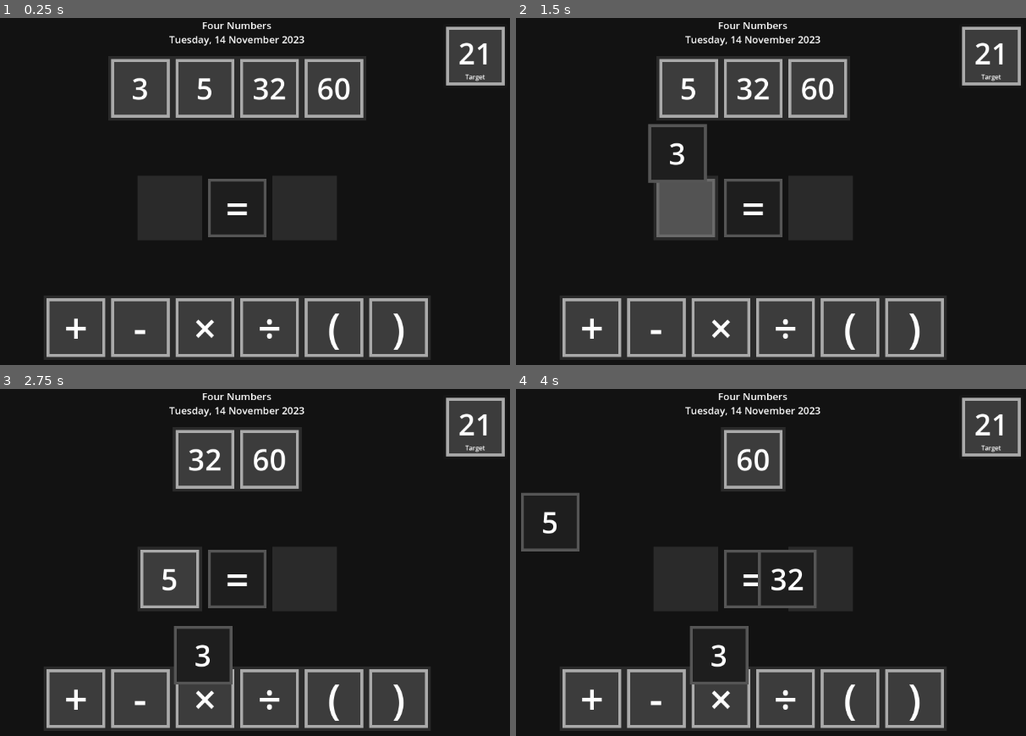
Above: before the commit, frames 1-4 (two rows, left to right).
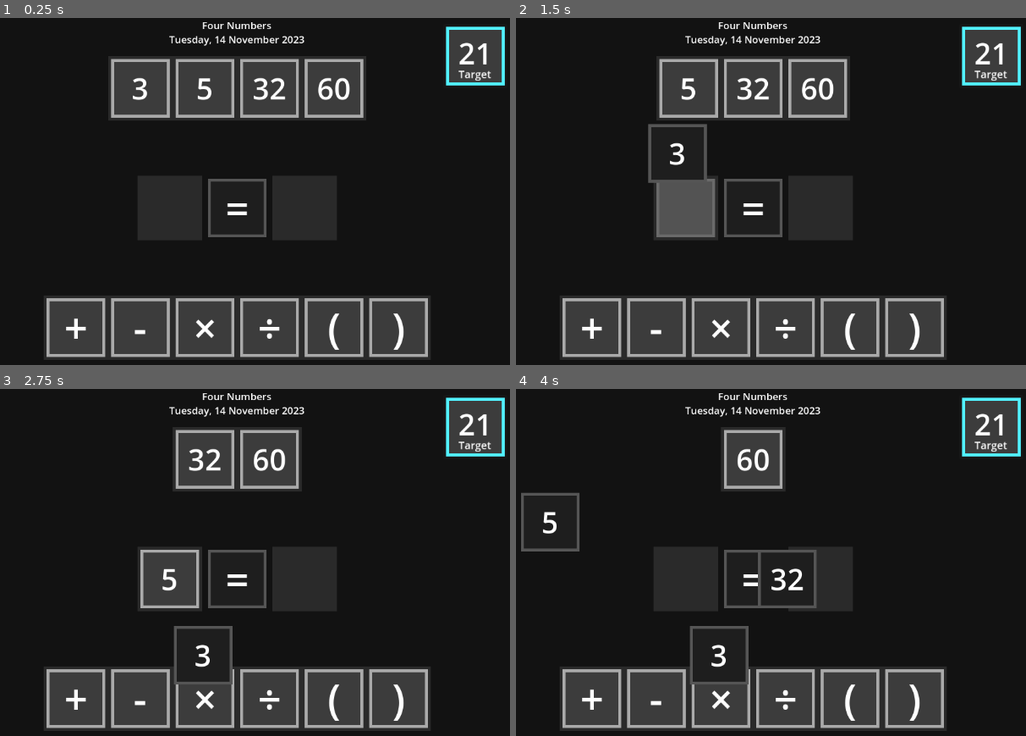
Above: after the commit, the same moments.

Repository: PeckyChicken/four-numbers
Game: Godot game, scene res://main.tscn
Same seed, same stepped clock (60 frames per second), same inputs: the game is played once before the commit and once after it.
Inputs (mouse positions are in pixels of both pictures, inside the frame that each line leads up to):
- Up to frame 1 (0.25 s): no input
- Up to frame 2 (1.5 s): tap Enter at 0.5 s; drag from (755, 208) to (822, 125) at 0.52 s; tap Space at 1.25 s; drag from (658, 87) to (720, 285) at 1.27 s
- Up to frame 3 (2.75 s): tap Enter at 2 s; move the mouse to (173, 458) at 2.02 s; click (173, 458) at 2.17 s
- Up to frame 4 (4 s): tap Space at 2.75 s; drag from (684, 579) to (551, 520) at 2.77 s; tap Enter at 3.5 s; drag from (720, 458) to (786, 579) at 3.52 s

The runs differ from the first frame. In frame 1, 0.5% of the frame differs, in the area x 87-100%, y 2-20%; in frame 2, 0.5%; in frame 3, 0.5%; in frame 4, 0.5%.

Commit message:
FEATURE: Target now has a blue outline instead of grey FEATURE: Font size of text on target tile has been increased from 12 px to 20 px FEATURE: Parser error renamed to parse error

Diff:
--- a/expression.gd
+++ b/expression.gd
@@ -9,7 +9,7 @@
 
 var parser := Expression.new()
 
-var error_outputs: Dictionary[String,String] = {"Division by 0":"###","Parser error":"!","Not whole":"###"}
+var error_outputs: Dictionary[String,String] = {"Division by 0":"###","Parse error":"!","Not whole":"###"}
 
 func _ready() -> void:
 	pass
@@ -136,19 +136,19 @@
 func validate_expression(expression: String) -> Array:
 	var error = parser.parse(expression)
 	if error != OK:
-		return [false,"Parser error"]
+		return [false,"Parse error"]
 
 	if expression.count("(") != expression.count(")"):
-		return [false,"Parser error"]
+		return [false,"Parse error"]
 
 	if not ["+","-","×","÷","*","/"].any(func(x):return x in expression):
-		return [false,"Parser error"]
+		return [false,"Parse error"]
 
 	if check_repeating_numbers(expression):
-		return [false,"Parser error"]
+		return [false,"Parse error"]
 
 	if check_operators(expression):
-		return [false,"Parser error"]
+		return [false,"Parse error"]
 
 	var result = parser.execute()
 	if parser.has_execute_failed():
--- a/main.gd
+++ b/main.gd
@@ -15,6 +15,7 @@
 
 var starting_numbers: Array[int]
 @onready var NUMBER_TILE_SCENE: PackedScene = load("res://number_tile.tscn")
+@onready var TARGET_TILE_SCENE: PackedScene = load("res://target_tile.tscn")
 
 @onready var date := Time.get_datetime_dict_from_system()
 var puzzle_seed: int
@@ -45,11 +46,10 @@
 func create_target_tile():
 	for prev_tile in $Target/Symbols.get_children():
 		prev_tile.queue_free()
-	target_tile = NUMBER_TILE_SCENE.instantiate()
+	target_tile = TARGET_TILE_SCENE.instantiate()
 	target_tile.type = Tiles.STATIC
 	target_tile.number = target
 	target_tile.expression = "Target"
-
 	$Target/Symbols.add_child(target_tile)
 
 func create_number_tiles(numbers: Array[int]):
--- /dev/null
+++ b/target_tile.tscn
@@ -0,0 +1,84 @@
+[gd_scene load_steps=2 format=3 uid="uid://dsbybydfvfni8"]
+
+[ext_resource type="Script" uid="uid://bdpoeev556b8s" path="res://number_tile.gd" id="1_wmxdp"]
+
+[node name="Target Tile" type="Control"]
+custom_minimum_size = Vector2(100, 100)
+layout_mode = 3
+anchors_preset = 8
+anchor_left = 0.5
+anchor_top = 0.5
+anchor_right = 0.5
+anchor_bottom = 0.5
+offset_right = 100.0
+offset_bottom = 100.0
+grow_horizontal = 2
+grow_vertical = 2
+scale = Vector2(1.2, 1.2)
+script = ExtResource("1_wmxdp")
+number = 5
+
+[node name="Outline" type="ColorRect" parent="."]
+layout_mode = 1
+anchors_preset = 15
+anchor_right = 1.0
+anchor_bottom = 1.0
+grow_horizontal = 2
+grow_vertical = 2
+mouse_filter = 1
+theme_type_variation = &"outline"
+color = Color(0.160784, 0.47451, 1, 1)
+
+[node name="Fill" type="ColorRect" parent="."]
+layout_mode = 1
+anchors_preset = 15
+anchor_right = 1.0
+anchor_bottom = 1.0
+grow_horizontal = 2
+grow_vertical = 2
+scale = Vector2(0.9, 0.9)
+pivot_offset = Vector2(50, 50)
+mouse_filter = 1
+theme_type_variation = &"fill"
+color = Color(0.117647, 0.117647, 0.117647, 1)
+
+[node name="Number" type="RichTextLabel" parent="."]
+layout_mode = 1
+anchors_preset = -1
+anchor_right = 1.0
+anchor_bottom = 0.9
+offset_left = -6.10352e-05
+offset_right = -6.10352e-05
+grow_horizontal = 2
+grow_vertical = 2
+mouse_filter = 1
+theme_type_variation = &"text"
+theme_override_font_sizes/normal_font_size = 50
+text = "42"
+horizontal_alignment = 1
+vertical_alignment = 1
+
+[node name="Equation" type="RichTextLabel" parent="."]
+layout_mode = 1
+anchors_preset = 7
+anchor_left = 0.5
+anchor_top = 1.0
+anchor_right = 0.5
+anchor_bottom = 1.0
+offset_left = -50.0
+offset_top = -34.0
+offset_right = 50.0
+offset_bottom = -2.0
+grow_horizontal = 2
+grow_vertical = 0
+scale = Vector2(0.9, 0.9)
+pivot_offset = Vector2(50, 0)
+mouse_filter = 1
+theme_type_variation = &"text"
+theme_override_font_sizes/normal_font_size = 20
+text = "Target"
+scroll_active = false
+horizontal_alignment = 1
+vertical_alignment = 1
+
+[connection signal="gui_input" from="." to="." method="_on_gui_input"]
